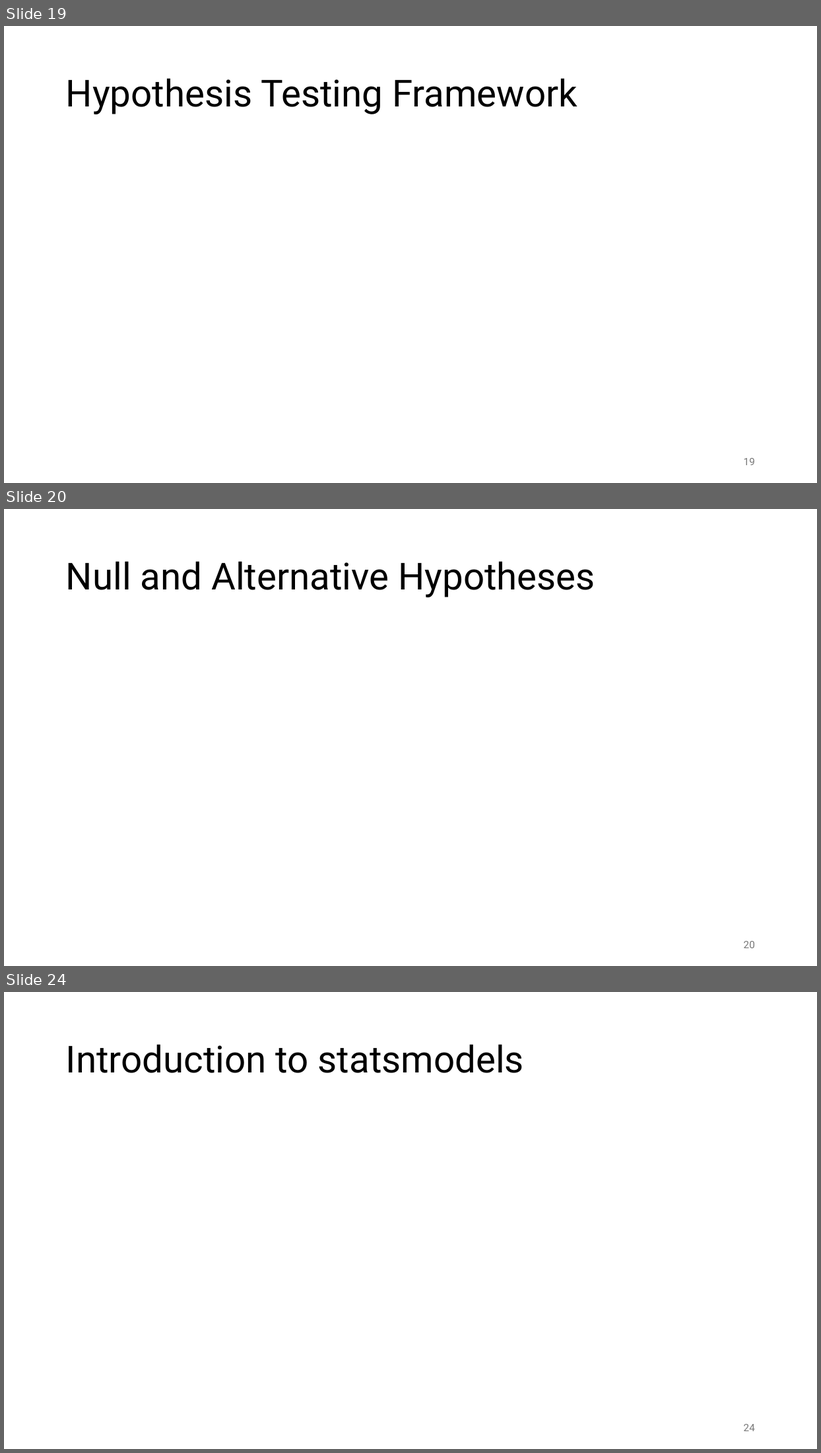
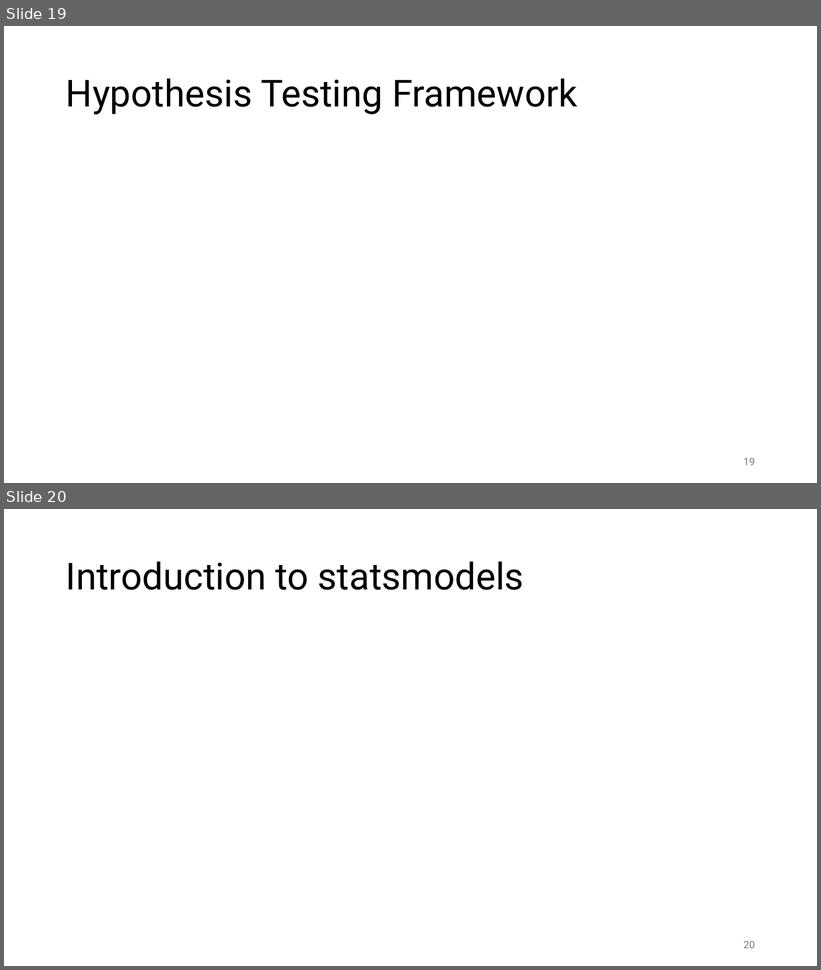
Before and after one commit to FelixWick/data_science, a slide deck: slides/4_statistical_inference.pptx. Shown one above the other, each under a label of ours: slides 19, 20 and 24 before the commit, slides 19 and 20 after it; the slides between them are not shown. The pictures are 821x1453 and 821x970 pixels, drawn with LibreOffice and Linux fonts; fonts in the diff are those of the drawing. Boxes give left, top, right and bottom in pixels: in the first picture for what was removed or moved away, otherwise in the second. Text is boxed around its words. In the diff, an @@ line names an element or a change of style, - is before the commit and + after.

```diff
--- a/slides/4_statistical_inference.pptx
+++ b/slides/4_statistical_inference.pptx
@@ slide 20 removed at (x1=4, y1=509, x2=817, y2=966), background #FFFFFF @@
@@ title removed at (x1=66, y1=561, x2=595, y2=597) @@
-Null and Alternative Hypotheses
@@ page number removed at (x1=744, y1=941, x2=755, y2=949) @@
-20
@@ what was slide 24 is now slide 20 @@
@@ page number at (x1=744, y1=941, x2=755, y2=949): text changed @@
-24
+20
```
Also in this commit, not shown: 3 slides added, 7 other slides removed, 6 other files.
